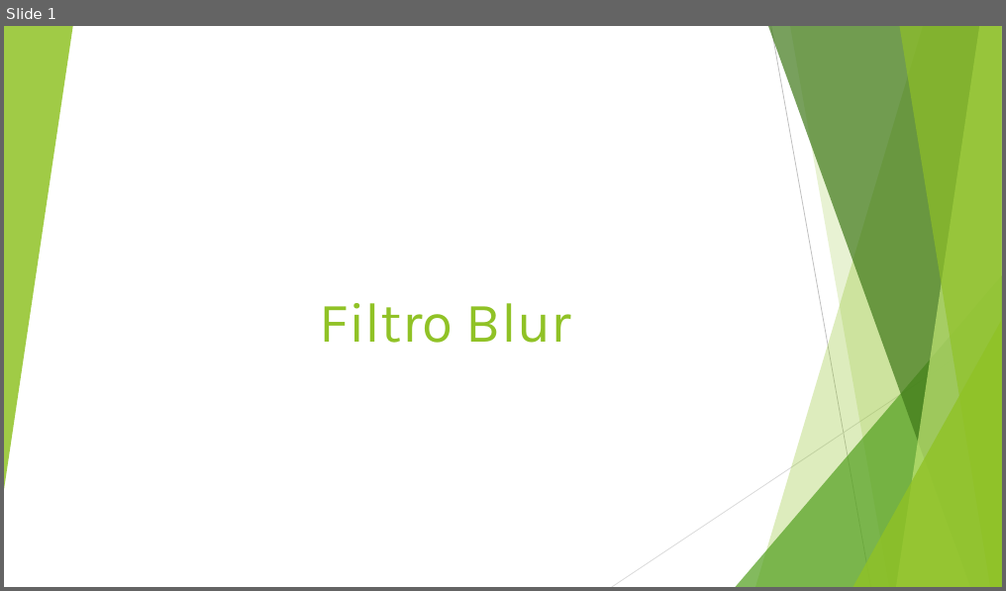
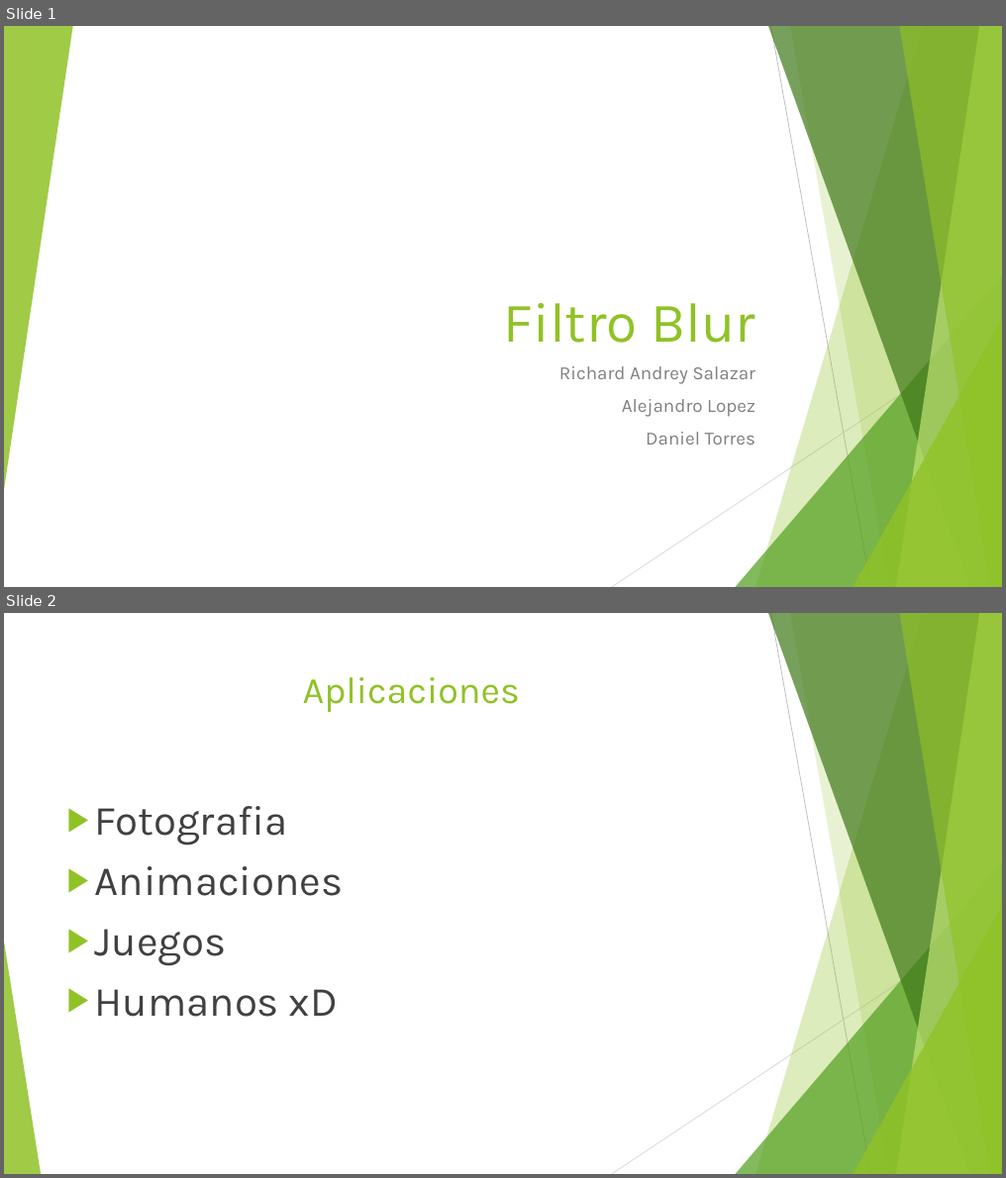
Before and after one commit to metalslayer95/HPC0120152, a slide deck: Final/Blur.pptx. Shown one above the other, each under a label of ours: slide 1 before the commit, slides 1 and 2 after it. The pictures are 1006x591 and 1006x1178 pixels, drawn with LibreOffice and Linux fonts; fonts in the diff are those of the drawing. Boxes give left, top, right and bottom in pixels: in the first picture for what was removed or moved away, otherwise in the second. Text is boxed around its words. In the diff, an @@ line names an element or a change of style, - is before the commit and + after.

```diff
--- a/Final/Blur.pptx
+++ b/Final/Blur.pptx
@@ slide 2 added at (4, 613, 1002, 1174), background #FFFFFF; not listed: 9 template elements that a slide beside it also shows @@
@@ title added at (303, 677, 520, 712), 36 pt, text #90C226 @@
+Aplicaciones
@@ text added at (95, 806, 343, 1017), 40 pt, text #404040 @@
+▶ Fotografia
+▶ Animaciones
+▶ Juegos
+▶ Humanos xD
@@ triangle added at (4, 942, 41, 1174), fill #90C226 at 85% opacity @@
@@ slide 1 changed as well @@
@@ title "Filtro Blur" at (503, 303, 755, 343): alignment centre to right @@
@@ subtitle added at (559, 367, 756, 445), 18 pt, text #808080 @@
+Richard Andrey Salazar
+Alejandro Lopez
+Daniel Torres
```
Also in this commit, not shown: 2 other slides changed, 10 other slides added, 2 slides removed, 27 other files.
